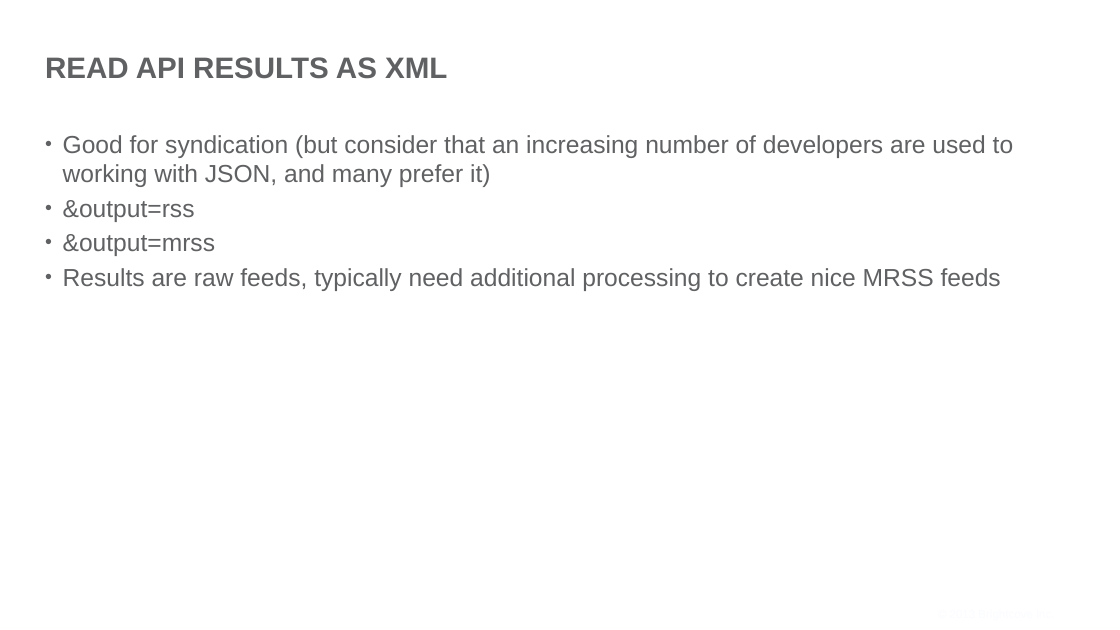
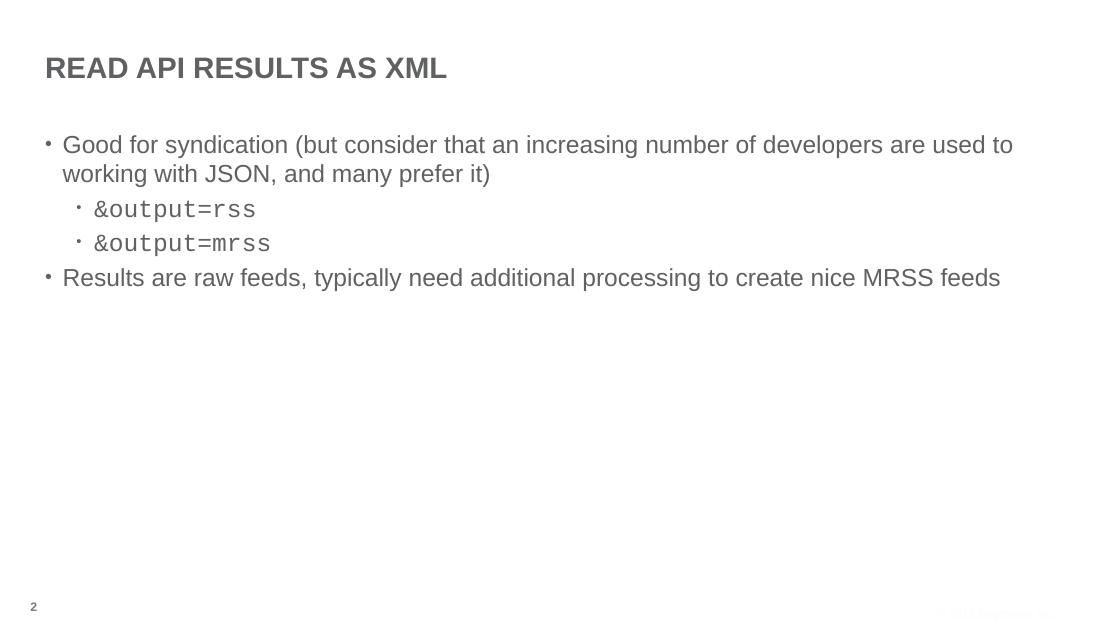
Before and after one commit to BrightcoveLearning/VideoCloudMediaAPI, a slide deck: slide 2 of VideoSessionsMaterials/configuring-request.pptx. Drawn at 1120x630 pixels with LibreOffice and Linux fonts; fonts in the diff are those of the drawing; background and template pictures are left out. Boxes give left, top, right and bottom in pixels: in the first picture for what was removed or moved away, otherwise in the second. Text is boxed around its words. In the diff, an @@ line names an element or a change of style, - is before the commit and + after.

```diff
--- a/VideoSessionsMaterials/configuring-request.pptx
+++ b/VideoSessionsMaterials/configuring-request.pptx
@@ text at bbox=[94, 200, 271, 256]: font Arial to Courier New in "&output=rss", "&output=mrss"; list level 1 to 2 in "&output=rss"; list level 1 to 2 in "&output=mrss" @@
@@ page number added at bbox=[30, 602, 37, 611], 15 pt, text #7B7B7B, bold @@
+2
```
Also in this commit, not shown: 1 other slide changed, 2 other files.
